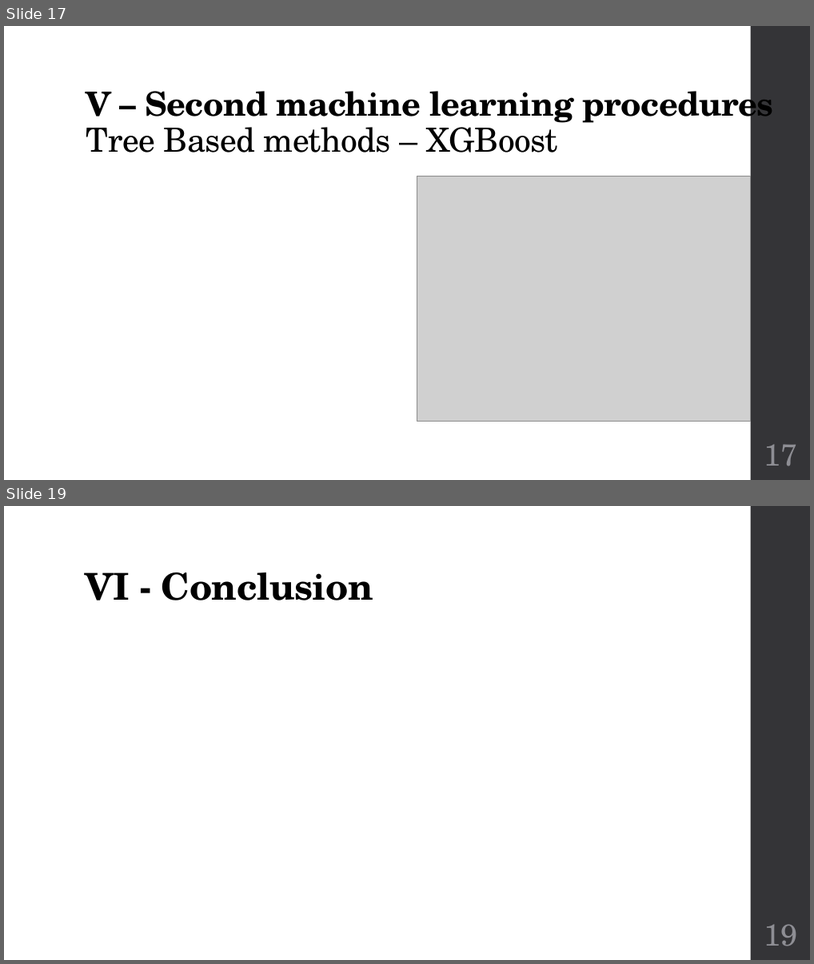
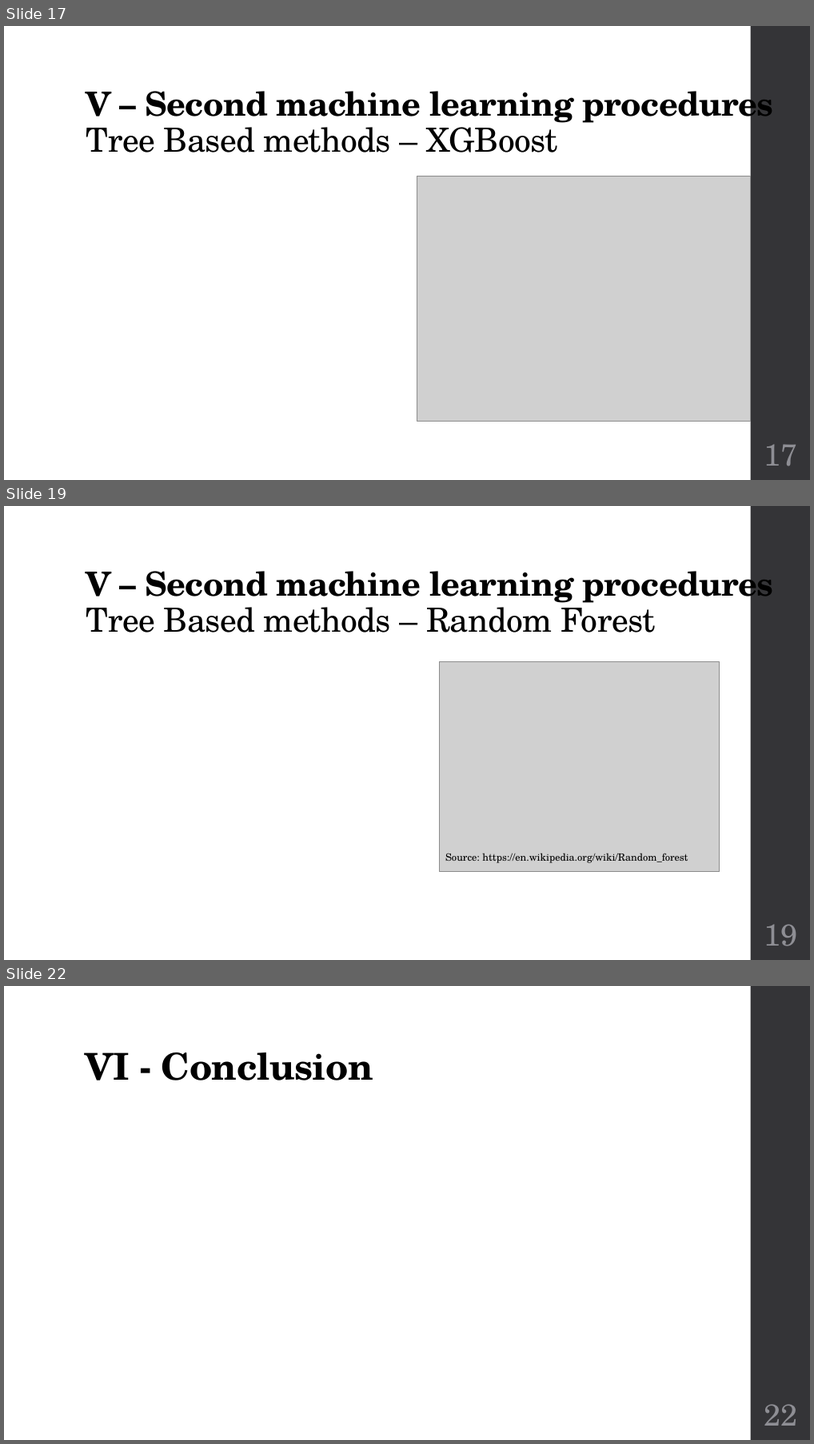
Before and after one commit to jveillon/Projet_Statapp, a slide deck: Soutenance/Soutenance - Présentation.pptx. Shown one above the other, each under a label of ours: slides 17 and 19 before the commit, slides 17, 19 and 22 after it; the slides between them are not shown. The pictures are 814x964 and 814x1444 pixels, drawn with LibreOffice and Linux fonts; fonts in the diff are those of the drawing; grey boxes stand for pictures. Boxes give left, top, right and bottom in pixels: in the first picture for what was removed or moved away, otherwise in the second. Text is boxed around its words. In the diff, an @@ line names an element or a change of style, - is before the commit and + after.

Commit message:
J'avais oublié d'upload le fichier sur les random forests

```diff
--- a/Soutenance/Soutenance - Présentation.pptx
+++ b/Soutenance/Soutenance - Présentation.pptx
@@ slide 19 added at <box>4,506,810,960</box>, background #FFFFFF; not listed: 1 template element that a slide beside it also shows @@
@@ title added at <box>86,561,774,632</box>, 39.6 pt, text #000000, bold @@
+V – Second machine learning procedures
+Tree Based methods – Random Forest
@@ picture added at <box>439,661,719,872</box> @@
@@ text added at <box>446,852,688,863</box>, 12 pt, text #000000 @@
+Source: https://en.wikipedia.org/wiki/Random_forest
@@ page number added at <box>764,924,798,946</box>, 36 pt, text #8E8E94 @@
+19
@@ what was slide 19 is now slide 22 @@
@@ page number at <box>764,1404,798,1425</box>: text changed @@
-19
+22
```
Also in this commit, not shown: 1 slide changed, 2 other slides added, 2 other files.
